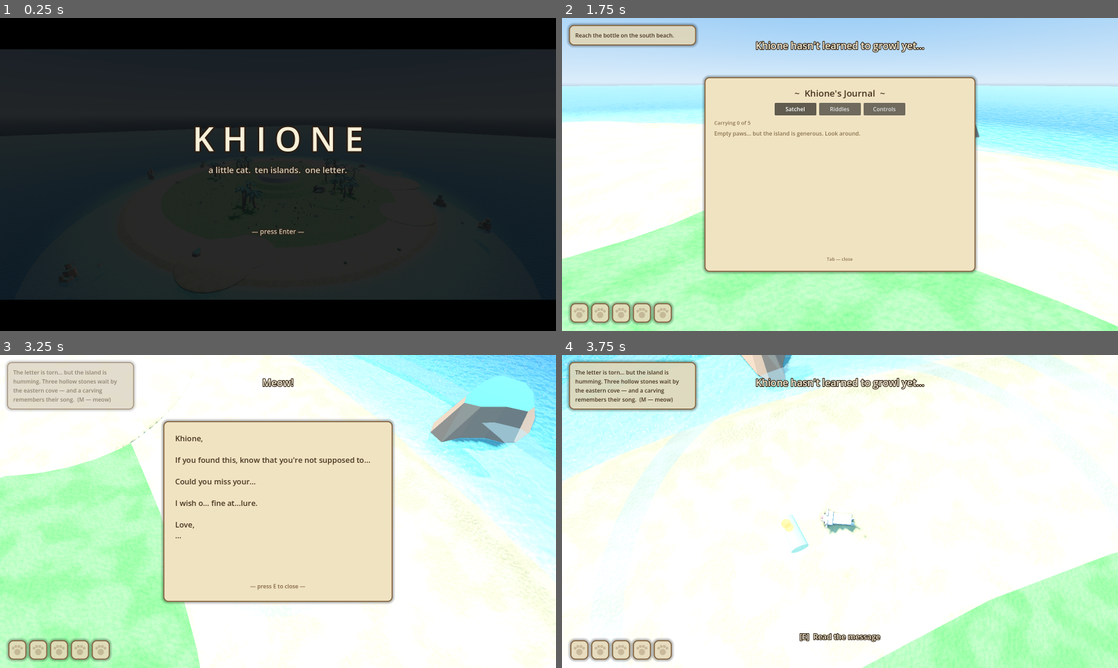
Above: before the commit, frames 1-4 (two rows, left to right).
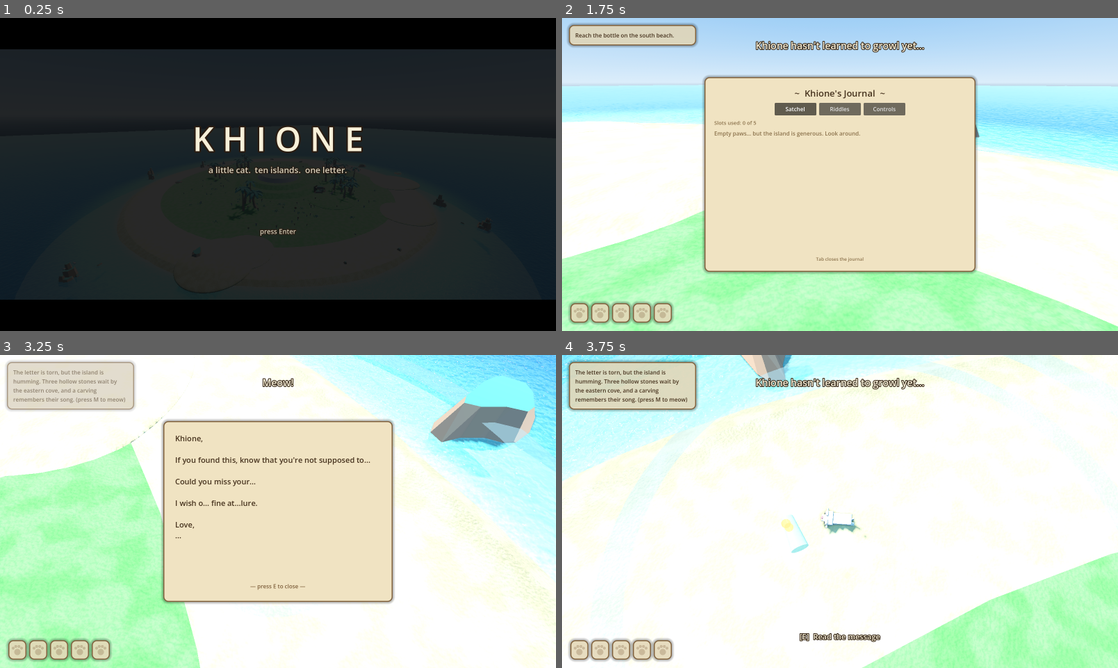
Above: after the commit, the same moments.

Repository: seykafu/KhioneGame
Game: Godot game, scene res://scenes/main.tscn
Two runs of this game, one before a commit and one after it. Both use one fixed random seed, a clock stepped at 60 frames per second and the inputs below.
Inputs (mouse positions are in pixels of both pictures, inside the frame that each line leads up to):
- Up to frame 1 (0.25 s): no input
- Up to frame 2 (1.75 s): tap Enter (ui_accept) at 0.5 s; move the mouse to (867, 174) at 0.52 s; hold E (interact) 0.53-1.28 s; hold W (move_forward) from 0.53 s (still down); tap G (growl) at 0.6 s; click (867, 174) at 0.67 s; tap Space (jump) at 0.77, 1.52 s; move the mouse to (812, 174) at 1.27 s; tap E (interact) at 1.35 s; tap Tab (journal) at 1.55 s
- Up to frame 3 (3.25 s): move the mouse to (333, 442) at 2.02 s; release W (move_forward) at 2.03 s; hold D (move_right) 2.03-2.78 s; hold Tab (journal) 2.03-2.78 s; tap M (meow) at 2.3, 2.85 s; move the mouse to (272, 517) at 2.77 s; hold W (move_forward) from 2.78 s (still down); click (272, 517) at 2.92 s; tap Space (jump) at 3.02 s; tap G (growl) at 3.05 s
- Up to frame 4 (3.75 s): tap E (interact) at 3.5 s; move the mouse to (1006, 558) at 3.52 s; release W (move_forward) at 3.53 s; hold A (move_left) from 3.53 s (still down); hold E (interact) from 3.53 s (still down); tap G (growl) at 3.6 s

The runs differ from the first frame. In frame 1, less than 0.1% of the frame differs, in the area x 45-55%, y 68-69%; in frame 2, 0.1%; in frame 3, 0.2%; in frame 4, 0.2%, in the area x 10-23%, y 4-16%.

Commit message:
Inventory stacking + copy pass
- Identical items now stack in one slot: Inventory refactored to ordered
  stacks with counts (same add/remove/has API, plus count_of); HUD slots
  show a small xN badge, journal satchel shows 'Coconut x3' and slots-used
  header. Three coconuts now cost one slot, as a satchel should work
- Copy pass over player-facing text: removed the em-dashes from riddles,
  narration, flashes, and hints; reworded key prompts ('press M to meow',
  'Space to skip', 'Tab closes the journal'); departure narration split
  into two clean sentences

Co-Authored-By: Claude Fable 5 <noreply@anthropic.com>

Diff:
--- a/scripts/cinematic/intro_sequence.gd
+++ b/scripts/cinematic/intro_sequence.gd
@@ -9,7 +9,7 @@
 const NARRATION_A2 := "She knew no one, and no one knew her. She hunted fish, ate berries, and drank from the river that crossed the island."
 const NARRATION_B1 := "She cured her boredom by chasing snails along the beach, and by leaping from branch to branch like a monkey."
 const NARRATION_C1 := "But one morning, the tide brought something that had never come before…"
-const NARRATION_D1 := "A bottle — with a letter inside."
+const NARRATION_D1 := "A bottle, with a letter inside."
 
 enum State { TITLE, CINEMATIC, DONE }
 
@@ -212,7 +212,7 @@
 	ui_layer.add_child(subtitle)
 
 	skip_hint = Label.new()
-	skip_hint.text = "Space — skip"
+	skip_hint.text = "Space to skip"
 	skip_hint.visible = false
 	skip_hint.set_anchors_preset(Control.PRESET_TOP_RIGHT)
 	skip_hint.offset_left = -220.0
@@ -229,7 +229,7 @@
 	title_label.add_theme_constant_override("outline_size", 18)
 	title_sub = _title_text("a little cat.  ten islands.  one letter.", 24, -30, 20)
 	title_sub.modulate.a = 0.85
-	title_prompt = _title_text("— press Enter —", 19, 150, 190)
+	title_prompt = _title_text("press Enter", 19, 150, 190)
 	var blink := create_tween().set_loops()
 	blink.tween_property(title_prompt, "modulate:a", 0.35, 0.9)
 	blink.tween_property(title_prompt, "modulate:a", 1.0, 0.9)
--- a/scripts/puzzles/crab_vines.gd
+++ b/scripts/puzzles/crab_vines.gd
@@ -112,7 +112,7 @@
 		return
 	if not Inventory.has_item("stranded_fish"):
 		Sfx.play("crab_snip", 1.0, 0.1, -8.0)
-		_flash("The crab snaps its claws — and eyes Khione's empty paws. It looks hungry.", 3.5)
+		_flash("The crab snaps its claws and eyes Khione's empty paws. It looks hungry.", 3.5)
 		return
 	Inventory.remove_item("stranded_fish")
 	_snipped = true
@@ -133,7 +133,7 @@
 		t.chain().tween_callback(v.queue_free)
 	_vines = []
 	_spawn_rope()
-	_flash("Snip, snip — a fair trade. The crab cuts you a length of vine.", 4.0)
+	_flash("Snip, snip. A fair trade. The crab cuts you a length of vine.", 4.0)
 
 func _spawn_rope() -> void:
 	var a := Area3D.new()
--- a/scripts/puzzles/echo_stones.gd
+++ b/scripts/puzzles/echo_stones.gd
@@ -208,7 +208,7 @@
 	art.custom_minimum_size = Vector2(660, 340)
 	vbox.add_child(art)
 	var hint := Label.new()
-	hint.text = "— E —"
+	hint.text = "E closes"
 	hint.horizontal_alignment = HORIZONTAL_ALIGNMENT_CENTER
 	hint.add_theme_font_size_override("font_size", 15)
 	hint.modulate = Color(1, 1, 1, 0.6)
@@ -245,7 +245,7 @@
 	if _hinted or _solved or not body.is_in_group("player"):
 		return
 	_hinted = true
-	_hud().flash_message("The stones are humming…  (M — meow)", 4.0)
+	_hud().flash_message("The stones are humming…  (press M to meow)", 4.0)
 
 func _on_vocal(kind: String) -> void:
 	if kind != "meow" or _solved or get_tree().paused:
--- a/scripts/puzzles/raft_departure.gd
+++ b/scripts/puzzles/raft_departure.gd
@@ -164,12 +164,12 @@
 	await drift.finished
 
 	# The shot the whole island was building toward.
-	_narrate("Behind her, the beach held its breath —")
+	_narrate("Behind her, the beach held its breath.")
 	cam.global_position = Vector3(4.0, 2.4, 26.5)
 	cam.look_at(Vector3(3.2, 0.0, 32.0))
 	_spawn_big_pawprints()
 	await _sleep(2.2)
-	_narrate("— around prints that were not hers, pressed soft into the sand.")
+	_narrate("And in the sand, pressed soft, were prints that were not hers.")
 	await _sleep(4.4)
 
 	_show_fragment()
@@ -191,7 +191,7 @@
 	GameState.set_flag("island1_complete")
 	await _sleep(1.5)
 	_ui.queue_free()
-	_flash("Ahalo will remember you.   (Island 2 — coming soon)", 6.0)
+	_flash("Ahalo will remember you.   (Island 2 coming soon)", 6.0)
 
 func _spawn_big_pawprints() -> void:
 	# Twice Khione's size. Players trained on her own prints will notice.
@@ -228,7 +228,7 @@
 	vbox.add_theme_constant_override("separation", 14)
 	margin.add_child(vbox)
 	var caption := Label.new()
-	caption.text = "Tucked in the raft's knots — a scrap of familiar handwriting:"
+	caption.text = "Tucked in the raft's knots, a scrap of familiar handwriting:"
 	caption.autowrap_mode = TextServer.AUTOWRAP_WORD_SMART
 	caption.add_theme_font_size_override("font_size", 18)
 	caption.add_theme_color_override("font_color", Color(0.4, 0.3, 0.18))
--- a/scripts/puzzles/sundial_reef.gd
+++ b/scripts/puzzles/sundial_reef.gd
@@ -257,7 +257,7 @@
 func _release_raft() -> void:
 	_raft_released = true
 	GameState.set_flag("raft_released")
-	_flash("The gulls burst skyward — something shakes loose from the reef below…", 4.0)
+	_flash("The gulls burst skyward. Something shakes loose from the reef below…", 4.0)
 	Sfx.play("splash", 0.8, 0.1, -6.0)
 	Sfx.play("wood_creak", 0.8, 0.1, -8.0)
 	_raft = _build_raft(TARGET_ROCK + Vector3(-3.0, 0.58, 3.0))
--- a/scripts/systems/inventory.gd
+++ b/scripts/systems/inventory.gd
@@ -1,5 +1,6 @@
 extends Node
 ## Khione's inventory: 5 slots, upgradable to 10 later in the game.
+## Identical items stack into one slot with a count.
 
 signal changed
 
@@ -13,18 +14,18 @@
 	"vine_rope": "Vine Rope",
 }
 
-var max_slots: int = 5
-var items: Array[String] = []
-
 const DESCRIPTIONS := {
-	"sun_shell": "A golden scallop, warm to the touch — shaped like it was made for something.",
+	"sun_shell": "A golden scallop, warm to the touch. Shaped like it was made for something.",
 	"coconut": "Heavy, hairy, and full of promise. Old wood would tip under a few of these.",
-	"rusty_locket": "Sea-worn bronze from the tide pool. The engraving inside is a pawprint — far too big for a cat.",
+	"rusty_locket": "Sea-worn bronze from the tide pool. The engraving inside is a pawprint far too big for a cat.",
 	"stranded_fish": "Left behind when the pool drained. Somebody out there looks hungry.",
 	"old_oar": "Smooth with years of use. Whose paws wore it smooth?",
-	"palm_frond": "A great dry frond — practically a sail already.",
+	"palm_frond": "A great dry frond. Practically a sail already.",
 	"vine_rope": "Fresh-cut vine, crab-approved. Strong enough to bind timbers.",
 }
+
+var max_slots: int = 5
+var stacks: Array[Dictionary] = []  # ordered [{id: String, count: int}]
 
 func display_name(id: String) -> String:
 	return NAMES.get(id, id.capitalize())
@@ -33,28 +34,44 @@
 	return DESCRIPTIONS.get(id, "Something the island offered up.")
 
 func add_item(id: String) -> bool:
-	if items.size() >= max_slots:
+	for s in stacks:
+		if s.id == id:
+			s.count += 1
+			changed.emit()
+			return true
+	if stacks.size() >= max_slots:
 		return false
-	items.append(id)
+	stacks.append({"id": id, "count": 1})
 	changed.emit()
 	return true
 
 func remove_item(id: String) -> bool:
-	var idx := items.find(id)
-	if idx == -1:
-		return false
-	items.remove_at(idx)
-	changed.emit()
-	return true
+	for i in stacks.size():
+		if stacks[i].id == id:
+			stacks[i].count -= 1
+			if stacks[i].count <= 0:
+				stacks.remove_at(i)
+			changed.emit()
+			return true
+	return false
 
 func has_item(id: String) -> bool:
-	return id in items
+	for s in stacks:
+		if s.id == id:
+			return true
+	return false
+
+func count_of(id: String) -> int:
+	for s in stacks:
+		if s.id == id:
+			return s.count
+	return 0
 
 func upgrade_slots(new_max: int) -> void:
 	max_slots = new_max
 	changed.emit()
 
 func reset() -> void:
-	items.clear()
+	stacks.clear()
 	max_slots = 5
 	changed.emit()
--- a/scripts/ui/hud.gd
+++ b/scripts/ui/hud.gd
@@ -21,6 +21,7 @@
 var _slots: Array[Panel] = []
 var _paw_marks: Array[Control] = []
 var _icons: Array[Control] = []
+var _slot_counts: Array[Label] = []
 var _location_label: Label
 var _location_tween: Tween
 var _objective_panel: PanelContainer
@@ -226,18 +227,18 @@
 	if not GameState.get_flag("letter_read"):
 		return "Reach the bottle on the south beach."
 	if not GameState.get_flag("echo_stones_solved"):
-		return "The letter is torn… but the island is humming. Three hollow stones wait by the eastern cove — and a carving remembers their song.  (M — meow)"
+		return "The letter is torn, but the island is humming. Three hollow stones wait by the eastern cove, and a carving remembers their song. (press M to meow)"
 	if not GameState.get_flag("seesaw_gate_open"):
-		return "Something sleeps behind the vine gate on the west hillside. Old wood tips under heavy things — and the palms drop them."
+		return "Something sleeps behind the vine gate on the west hillside. Old wood tips under heavy things, and the palms drop them."
 	if not GameState.get_flag("sundial_shell_placed"):
 		return "Atop the old summit, a dial waits for its golden heart."
 	if not GameState.get_flag("raft_released"):
-		return "The shell's shadow points far across the water. Climb where it leads — and speak."
+		return "The shell's shadow points far across the water. Climb where it leads, and speak."
 	if not GameState.get_flag("raft_frame_beached"):
 		return "Loose timbers drift toward the south beach…"
 	var rig := get_tree().get_first_node_in_group("raft_rigging")
 	if rig and not rig._complete():
-		return "Bind the raft — it still wants %s. The den keeps an oar, the tallest palm a dry frond… and the crab trades for a price." % rig._missing_text()
+		return "Bind the raft. It still wants %s. The den keeps an oar, the tallest palm a dry frond, and the crab trades for a price." % rig._missing_text()
 	return "The raft is ready. The sea is waiting."
 
 ## Fades in a "~ Echo Cove ~" style card when entering a named place.
@@ -266,18 +267,34 @@
 		icon.visible = false
 		slot.add_child(icon)
 		_icons.append(icon)
+		var count_lbl := Label.new()
+		count_lbl.name = "CountLabel"
+		count_lbl.set_anchors_preset(Control.PRESET_FULL_RECT)
+		count_lbl.offset_right = -3.0
+		count_lbl.offset_bottom = -1.0
+		count_lbl.horizontal_alignment = HORIZONTAL_ALIGNMENT_RIGHT
+		count_lbl.vertical_alignment = VERTICAL_ALIGNMENT_BOTTOM
+		count_lbl.add_theme_font_size_override("font_size", 12)
+		count_lbl.add_theme_color_override("font_color", INK)
+		slot.add_child(count_lbl)
+		_slot_counts.append(count_lbl)
 		inventory_bar.add_child(slot)
 		_slots.append(slot)
 
 func _refresh_slots() -> void:
 	for i in _slots.size():
-		var filled := i < Inventory.items.size()
+		var filled := i < Inventory.stacks.size()
 		var icon: ItemIcon = _icons[i]
 		icon.visible = filled
 		if filled:
-			icon.item_id = Inventory.items[i]
+			var stack: Dictionary = Inventory.stacks[i]
+			icon.item_id = stack.id
 			icon.queue_redraw()
-		_slots[i].tooltip_text = Inventory.display_name(Inventory.items[i]) if filled else ""
+			_slot_counts[i].text = ("×%d" % stack.count) if stack.count > 1 else ""
+			_slots[i].tooltip_text = Inventory.display_name(stack.id)
+		else:
+			_slot_counts[i].text = ""
+			_slots[i].tooltip_text = ""
 		_paw_marks[i].visible = not filled
 
 func flash_message(text: String, dur := 3.0) -> void:
@@ -300,7 +317,7 @@
 		_letter_base = letter_text.text
 	var extra := ""
 	if GameState.get_flag("letter_fragment_1"):
-		extra = "\n\n— a recovered scrap, tucked in the raft's knots:\n“… one final …”"
+		extra = "\n\nA recovered scrap, tucked in the raft's knots:\n“… one final …”"
 	letter_text.text = _letter_base + extra
 	letter_panel.visible = true
 	get_tree().paused = true
@@ -317,5 +334,5 @@
 		get_viewport().set_input_as_handled()
 		if not _letter_hint_shown:
 			_letter_hint_shown = true
-			flash_message("A torn letter… and somewhere east, a low hum on the wind.", 4.5)
+			flash_message("A torn letter. And somewhere east, a low hum on the wind.", 4.5)
 			_update_objective()
--- a/scripts/ui/journal.gd
+++ b/scripts/ui/journal.gd
@@ -13,13 +13,13 @@
 	{"flag": "letter_read", "title": "The Bottle",
 		"text": "Reach the bottle on the south beach."},
 	{"flag": "echo_stones_solved", "title": "The Three Hollow Stones",
-		"text": "Three hollow stones hum by the eastern cove — a carving remembers their song."},
+		"text": "Three hollow stones hum by the eastern cove, and a carving remembers their song."},
 	{"flag": "seesaw_gate_open", "title": "The Vine Gate",
 		"text": "Something sleeps behind the vine gate on the west hillside. Old wood tips under heavy things."},
 	{"flag": "sundial_shell_placed", "title": "The Golden Heart",
 		"text": "Atop the old summit, a dial waits for its golden heart."},
 	{"flag": "raft_released", "title": "The Shadow's Rock",
-		"text": "The shell's shadow points far across the water. Climb where it leads — and speak."},
+		"text": "The shell's shadow points far across the water. Climb where it leads, and speak."},
 	{"flag": "raft_frame_beached", "title": "The Drifting Timbers",
 		"text": "Loose timbers drift toward the south beach…"},
 	{"flag": "raft_rigged", "title": "Rig the Raft",
@@ -31,11 +31,11 @@
 const CONTROLS := [
 	["W A S D  /  arrows", "Walk"],
 	["Shift", "Run"],
-	["Space", "Jump — paddle up in water"],
+	["Space", "Jump, or paddle up in water"],
 	["Mouse", "Look around"],
 	["E  /  left click", "Interact, pick up, place"],
-	["M", "Meow — Whisker Sense; some things listen"],
-	["H  /  G", "Hiss / growl — not learned yet…"],
+	["M", "Meow. Some things on the island listen"],
+	["H  /  G", "Hiss and growl (not learned yet)"],
 	["Tab  /  I", "Open or close this journal"],
 	["Esc", "Pause and settings"],
 ]
@@ -125,7 +125,7 @@
 	_select_tab(0)
 
 	var hint := Label.new()
-	hint.text = "Tab — close"
+	hint.text = "Tab closes the journal"
 	hint.horizontal_alignment = HORIZONTAL_ALIGNMENT_CENTER
 	hint.add_theme_font_size_override("font_size", 13)
 	hint.add_theme_color_override("font_color", FADED)
@@ -202,15 +202,16 @@
 func _refresh_satchel() -> void:
 	for c in _satchel_list.get_children():
 		c.queue_free()
-	_satchel_header.text = "Carrying %d of %d" % [Inventory.items.size(), Inventory.max_slots]
-	if Inventory.items.is_empty():
+	_satchel_header.text = "Slots used: %d of %d" % [Inventory.stacks.size(), Inventory.max_slots]
+	if Inventory.stacks.is_empty():
 		var empty := Label.new()
 		empty.text = "Empty paws… but the island is generous. Look around."
 		empty.add_theme_font_size_override("font_size", 16)
 		empty.add_theme_color_override("font_color", FADED)
 		_satchel_list.add_child(empty)
 		return
-	for id: String in Inventory.items:
+	for stack: Dictionary in Inventory.stacks:
+		var id: String = stack.id
 		var row := HBoxContainer.new()
 		row.add_theme_constant_override("separation", 14)
 		var slot := Panel.new()
@@ -224,7 +225,8 @@
 		var text_box := VBoxContainer.new()
 		text_box.size_flags_horizontal = Control.SIZE_EXPAND_FILL
 		var name_lbl := Label.new()
-		name_lbl.text = Inventory.display_name(id)
+		name_lbl.text = Inventory.display_name(id) \
+				+ (("   ×%d" % stack.count) if stack.count > 1 else "")
 		name_lbl.add_theme_font_size_override("font_size", 17)
 		name_lbl.add_theme_color_override("font_color", INK)
 		text_box.add_child(name_lbl)
--- a/tools/snapshot.gd
+++ b/tools/snapshot.gd
@@ -27,7 +27,7 @@
 			intro.debug_fast_start()
 	if OS.get_environment("KH_JOURNAL") != "":
 		await get_tree().create_timer(1.0).timeout
-		for id: String in ["rusty_locket", "coconut", "old_oar"]:
+		for id: String in ["rusty_locket", "coconut", "coconut", "coconut", "old_oar"]:
 			Inventory.add_item(id)
 		GameState.set_flag("letter_read")
 		GameState.set_flag("echo_stones_solved")
